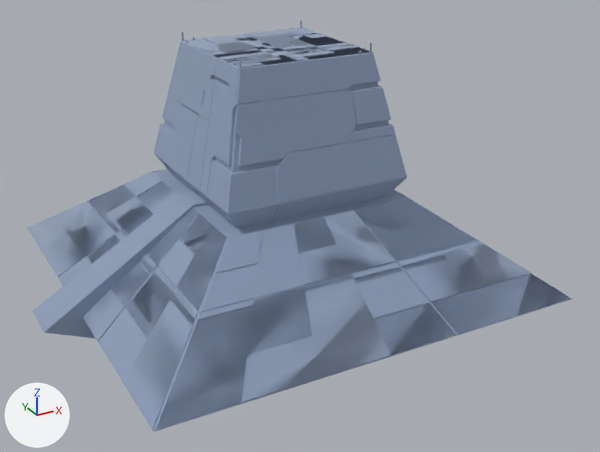
The FBX model Assets/Files/Models/Buildings/Building 7.fbx as it was, and as the next commit left it.
One viewpoint serves both versions: a 50 mm camera at (-87.4, -172.2, 93.8) aimed at (2.0, -9.6, 12.5). The axes (+X, +Y, +Z) are drawn at lower left. The lights are the same throughout. Where no turn or scale is listed for an object, it has been applied to the vertices. Vertices at the same position are counted once.

Names of what the first picture shows: 'Building 7'.
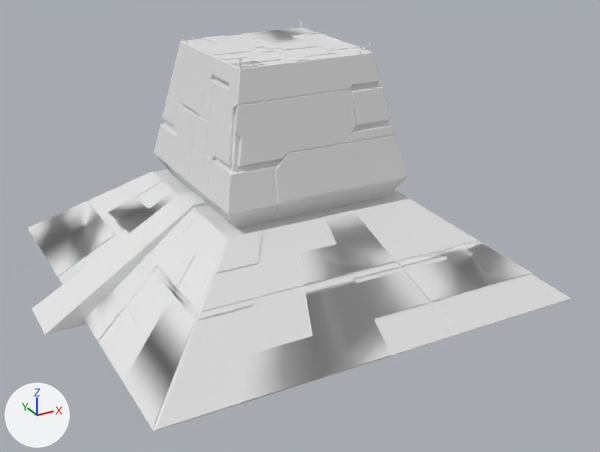
The newer file is also rescaled (x1.611), turned or shifted as a whole; pictures and numbers use the older file's frame.

Pixel boxes (x1, y1, x2, y2) of what changed, in the pictures (600 x 452 px; the box of a moved part takes in the faces that stretch with it):
'Building 7', surface changed, recoloured, reshaped
    both: (27, 21, 572, 432)
part 1 of me_mesh_017, moved or reshaped
    before: (27, 169, 571, 429)
    after: (27, 169, 489, 336)
part 2 of me_mesh_017, cut back
    before: (180, 34, 373, 69)
    after: (180, 41, 373, 69)

What changed in the scene script:
```text
Change mat_lambert1_002:
    mat_lambert1_002.metallic: 1.0 -> 0.0
    mat_lambert1_002.base_color: (0.475, 0.553, 0.691) -> (0.8, 0.8, 0.8)  # light grey #b7c4d9 -> white #e7e7e7
    mat_lambert1_002.roughness: 0.939 -> 0.473
Change me_mesh_017:
    used by ob_building_7; location = (0.0, 0.0, 0.0)
    remove me_mesh_017.from_pydata(...)  # 1547 vertices, 1663 faces; spans x -60.3..52.1, y -51.9..51.7, z -7.3..56.6
    add me_mesh_017.from_pydata(...)  # 1552 vertices, 1615 faces; spans x -60.3..52.1, y -51.9..51.7, z -1.5..56.6
    me_mesh_017 part 1
    25 vertices are removed from x -51.5..45.0, y -44.9..44.4, z -0.6..20.7
    144 faces are deleted
    5 vertices move from x -60.3..-44.4, y -5.8..44.4, z -7.3..4.9 to x -60.3..-39.0, y -6.8..44.4, z -1.5..4.9
    1 vertex is added at (-29.1, -10.0, 15.9)
    15 new vertices lie (-7.8, 0.0, 0.0) away from vertices in x -7.4..23.6, y -23.8..23.4, z 20.4
    10 new vertices lie (0.0, 7.8, 0.0) away from vertices in x -23.0..8.1, y -23.5..7.6, z 20.4
    5 new vertices lie (0.0, -7.8, 0.0) away from vertices in x -23.0..8.1, y 7.6, z 20.4
    125 new faces join them
    me_mesh_017 part 2
    1 vertex is removed from x -10.6, y -0.2, z 54.6
    42 faces are deleted
    13 new faces join them
```
